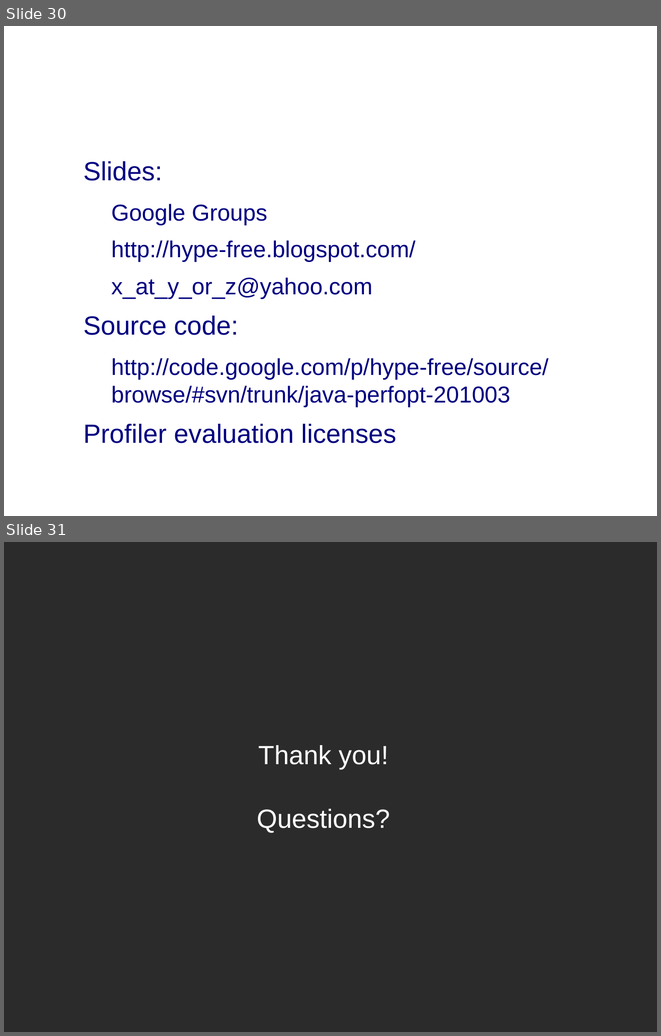
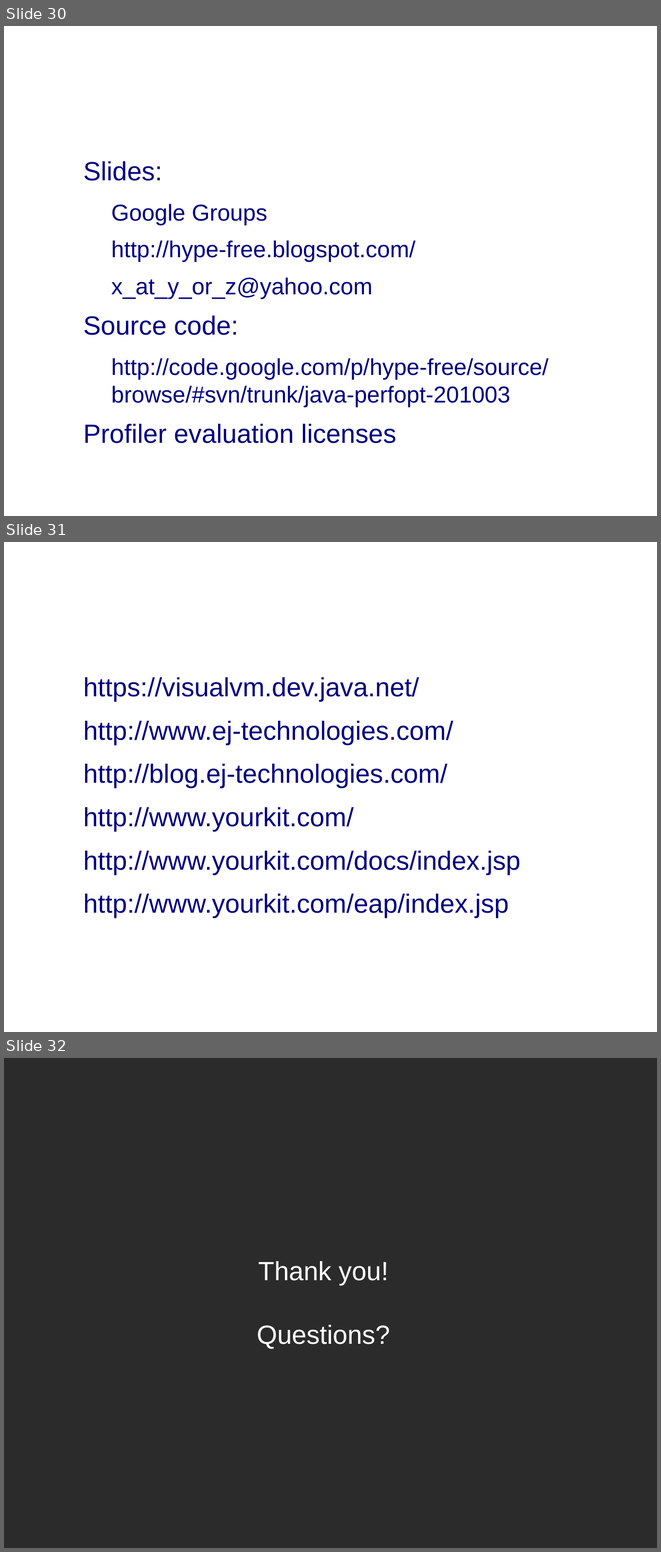
Before and after one commit to weijanlin/hype-free, a slide deck: java-perfopt-201003/java-perf-201003.odp. Shown one above the other, each under a label of ours: slides 30 and 31 before the commit, slides 30, 31 and 32 after it. The pictures are 661x1036 and 661x1552 pixels, drawn with LibreOffice and Linux fonts; fonts in the diff are those of the drawing; background and template pictures are left out; a plain dark background stands for a picture behind light text. Boxes give left, top, right and bottom in pixels: in the first picture for what was removed or moved away, otherwise in the second. Text is boxed around its words. In the diff, an @@ line names an element or a change of style, - is before the commit and + after.

Commit message:
Added resources

```diff
--- a/java-perfopt-201003/java-perf-201003.odp
+++ b/java-perfopt-201003/java-perf-201003.odp
@@ slide 31 added at [4,542,657,1032], background picture (left out) @@
@@ title added at [36,581,611,656], 44 pt, text #FFFFFF, bold @@
+Resources
@@ text added at [84,677,521,918], 32 pt, text #000080 @@
+● https://visualvm.dev.java.net/
+● http://www.ej-technologies.com/
+● http://blog.ej-technologies.com/
+● http://www.yourkit.com/
+● http://www.yourkit.com/docs/index.jsp
+● http://www.yourkit.com/eap/index.jsp
@@ what was slide 31 is now slide 32 @@
```
